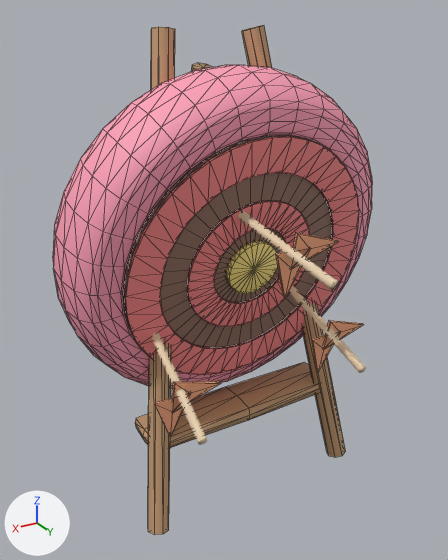
A saved change to the glTF model assets/meshes/ArrowAmbushHayTarget.glb.
Both versions are drawn from a 50 mm camera at (3.55, 5.91, 5.55) aimed at (0.0, -0.01, 2.59). The lights are fixed; the arrows at lower left show +X, +Y and +Z. The first picture is the older version. Mesh edges are drawn as thin lines on the coarser meshes. Vertices at exactly the same position are counted once.

Names of what the first picture shows: 'Bull', 'Face', 'Fletching', 'Rings', 'Shafts', 'Straw', 'Wood'.
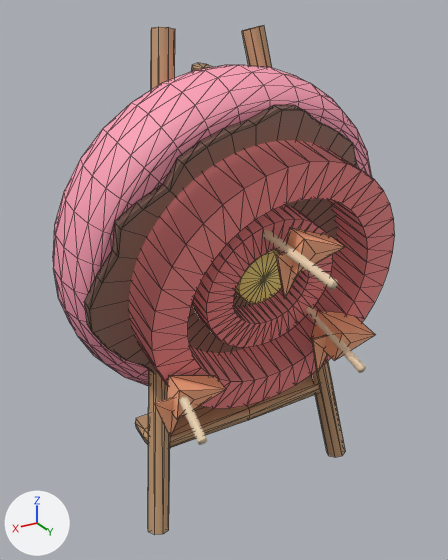
What the commit changed:
me_face is used by ob_face; location (0.0, 0.0, 0.0).
me_face had 82 vertices, 160 faces and spanned x -1.5..1.5, y 0.22..0.89, z 1.51..4.45.
me_face now has 82 vertices, 160 faces and spans x -1.7..1.9, y 0.17..1.05, z 1.29..4.75.
me_face part 1: 81 of 82 vertices moved; they spanned x -1.5..1.5, y 0.22..0.89, z 1.51..4.45 and now span x -1.7..1.9, y 0.17..1.05, z 1.29..4.75; mean shift (0.02, 0.05, -0.01); largest move (1.5, 0.58, 2.98) -> (1.9, 0.67, 2.96).
me_rings is used by ob_rings; location (0.0, 0.0, 0.0).
me_rings had 320 vertices, 640 faces and spanned x -1.5..1.5, y 0.27..0.92, z 1.5..4.44.
me_rings now has 320 vertices, 640 faces and spans x -1.5..1.5, y -0.32..1.5, z 1.38..4.57.
me_rings part 2: the loose piece of 160 vertices spanning x -1.5..1.5, y 0.27..0.92, z 1.5..4.44 is multiplied about its middle by the matrix ((1.0, 0.0, 0.0), (0.0, 39.254, -8.131), (0.0, -8.214, 2.746)).
me_rings part 3: the loose piece of 160 vertices spanning x -0.8..0.8, y 0.41..0.77, z 2.19..3.76 is multiplied about its middle by the matrix ((1.0, 0.0, 0.0), (0.0, 26.503, -5.421), (0.0, -5.476, 2.164)).
me_bull is used by ob_bull; location (0.0, 0.0, 0.0).
me_bull had 50 vertices, 96 faces and spanned x -0.32..0.32, y 0.481..0.712, z 2.65..3.297.
me_bull now has 50 vertices, 96 faces and spans x -0.32..0.32, y 0.286..0.908, z 2.608..3.339.
me_bull part 4: the whole mesh is multiplied about its middle by the matrix ((1.0, 0.0, 0.0), (0.0, 4.825, -0.813), (0.0, -0.821, 1.175)).
me_fletching is used by ob_fletching; location (0.0, 0.0, 0.0).
Before the commit, vertices of me_fletching: 8 (1.12, 1.17, 2.06), 9 (1.31, 1.13, 1.86), 10 (1.31, 1.22, 2.25) at pixel (173, 381), 11 (1.12, 1.2, 2.05) at pixel (189, 393), 12 (1.31, 1.24, 2.25) at pixel (174, 383).
Before the commit, vertices of me_fletching: 13 (1.31, 1.16, 1.86) at pixel (172, 413), 14 (0.76, 1.17, 2.06) at pixel (219, 381), 15 (0.76, 1.2, 2.05) at pixel (221, 383).
Before the commit, vertices of me_fletching: 24 (-0.77, 1.21, 2.25), 25 (-0.59, 1.17, 2.05), 26 (-0.59, 1.26, 2.44) at pixel (328, 320), 27 (-0.77, 1.24, 2.24) at pixel (339, 332), 28 (-0.59, 1.29, 2.44) at pixel (330, 321).
Before the commit, vertices of me_fletching: 29 (-0.59, 1.2, 2.05) at pixel (323, 349), 30 (-1.14, 1.21, 2.25) at pixel (362, 323), 31 (-1.14, 1.24, 2.24) at pixel (363, 324).
Before the commit, vertices of me_fletching: 40 (-0.06, 1.48, 3.47), 41 (0.13, 1.43, 3.28), 42 (0.13, 1.52, 3.67) at pixel (295, 232), 43 (-0.06, 1.5, 3.47) at pixel (309, 248), 44 (0.13, 1.55, 3.66) at pixel (297, 233).
Before the commit, vertices of me_fletching: 45 (0.13, 1.46, 3.27) at pixel (290, 269), 46 (-0.42, 1.48, 3.47) at pixel (336, 240), 47 (-0.42, 1.5, 3.47) at pixel (338, 241).
me_fletching had 48 vertices, 72 faces and spanned x -1.14..1.51, y 1.06..1.55, z 1.51..3.67.
me_fletching now has 48 vertices, 72 faces and spans x -1.14..1.51, y 0.98..1.64, z 1.51..3.69.
Part 5, on me_fletching:
Vertices 8, 9, 10, 14 of me_fletching move by (0.0, -0.1, 0.02).
Vertices 11, 12, 13, 15 of me_fletching move by (0.0, 0.1, -0.02).
Part 6, on me_fletching:
Vertices 24, 25, 26, 30 of me_fletching move by (0.0, -0.2, 0.04).
Vertices 27, 28, 29, 31 of me_fletching move by (0.0, 0.2, -0.04).
Part 7, on me_fletching:
Vertices 40, 41, 42, 46 of me_fletching move by (0.0, -0.1, 0.02).
Vertices 43, 44, 45, 47 of me_fletching move by (0.0, 0.1, -0.02).

What differs and where, as boxes (x1, y1, x2, y2) in the pictures (448 x 560 px; the box of a moved part takes in the faces that stretch with it):
'Rings', reshaped: before (125, 136, 359, 375); after (129, 140, 395, 409)
'Face', reshaped (32% wider, 26% taller): before (123, 135, 332, 348); after (84, 105, 360, 373)
'Fletching', reshaped: before (154, 232, 364, 436); after (154, 227, 375, 436)
'Bull', reshaped: before (226, 241, 277, 294); after (235, 249, 281, 304)
part 2 of me_rings, moved or reshaped: before (125, 136, 359, 375); after (129, 140, 395, 409)
part 3 of me_rings, moved or reshaped: before (187, 200, 311, 327); after (192, 205, 333, 348)
part 5 of me_fletching, moved or reshaped: before (172, 381, 221, 411); after (167, 375, 226, 420)
part 6 of me_fletching, moved or reshaped: before (324, 320, 364, 349); after (311, 310, 375, 361)
part 7 of me_fletching, moved or reshaped: before (291, 232, 338, 269); after (287, 227, 345, 275)
